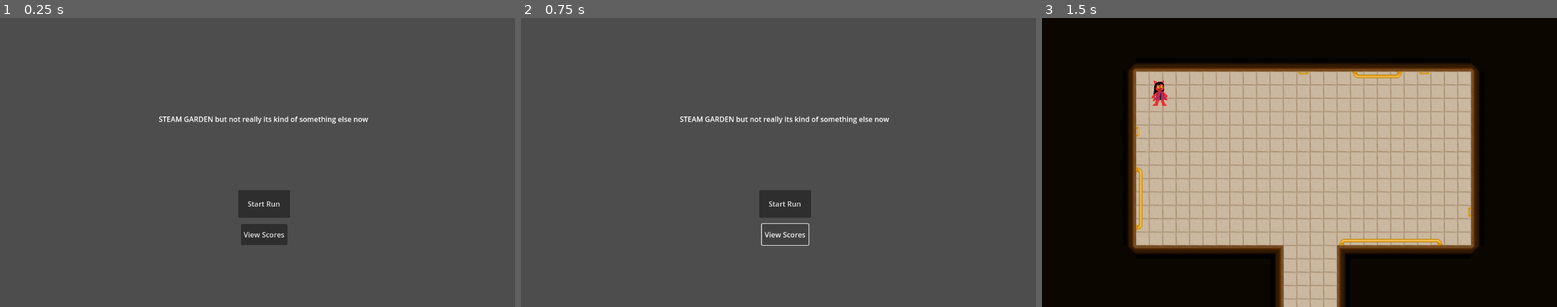
Above: before the commit, frames 1-3 (left to right).
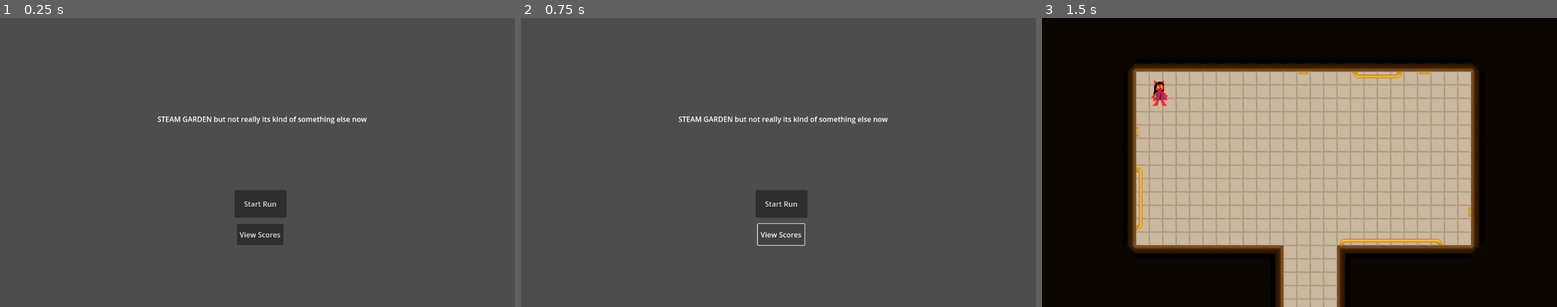
Above: after the commit, the same moments.

Repository: LUMIZ0NE/Steam-Garden
Game: Godot game, scene res://Scenes/title_screen.tscn
Two runs of this game, one before a commit and one after it. Both use one fixed random seed, a clock stepped at 60 frames per second and the inputs below.
Inputs:
- Up to frame 1 (0.25 s): no input
- Up to frame 2 (0.75 s): click "View Scores" at 0.5 s
- Up to frame 3 (1.5 s): click "Start Run" at 1.25 s

The runs differ from the first frame. In frame 1, 1.0% of the frame differs, in the area x 30-72%, y 34-79%; in frame 2, 0.9%; in frame 3, nothing differs.
Error after the commit: Attempt to call function 'get_as_text' in base 'null instance' on a null instance. (res://Scenes/title_screen.gd:20)

Commit message:
Device score history display
on the title screen you can now toggle visibility of all the scores saved to the file on the computer being used.

Diff:
--- a/Scenes/end_screen.gd
+++ b/Scenes/end_screen.gd
@@ -47,4 +47,6 @@
 	if $NameInput.text != "":
 		username = $NameInput.text
 	print(username)
+	$NameInput.hide()
+	$EnterScore.hide()
 	write_score_to_file()
--- a/Scenes/title_screen.gd
+++ b/Scenes/title_screen.gd
@@ -3,7 +3,7 @@
 
 # Called when the node enters the scene tree for the first time.
 func _ready():
-	pass # Replace with function body.
+	$ScoreDisplay.hide()
 
 
 # Called every frame. 'delta' is the elapsed time since the previous frame.
@@ -13,3 +13,17 @@
 
 func _on_start_button_pressed():
 	get_tree().change_scene_to_file("res://Scenes/world1.tscn")
+
+
+func _on_score_view_pressed():
+	var file = FileAccess.open("user://save_data.dat", FileAccess.READ)
+	var score_history = file.get_as_text()
+	if $ScoreDisplay.visible == false:
+		$ScoreView.text = "Hide Scores"
+		$ScoreDisplay.text = score_history
+		$ScoreDisplay.show()
+		$ScoreTitle.show()
+	else:
+		$ScoreView.text = "View Scores"
+		$ScoreDisplay.hide()
+		$ScoreTitle.hide()
--- a/Scenes/title_screen.tscn
+++ b/Scenes/title_screen.tscn
@@ -6,24 +6,40 @@
 script = ExtResource("1_0g73b")
 
 [node name="StartButton" type="Button" parent="."]
-offset_left = 533.0
+offset_left = 525.0
 offset_top = 386.0
-offset_right = 649.0
+offset_right = 641.0
 offset_bottom = 448.0
 text = "Start Run"
 
 [node name="Title" type="Label" parent="."]
-offset_left = 355.0
+offset_left = 352.0
 offset_top = 215.0
-offset_right = 824.0
+offset_right = 821.0
 offset_bottom = 247.0
 text = "STEAM GARDEN but not really its kind of something else now"
 
-[node name="Button" type="Button" parent="."]
-offset_left = 539.0
+[node name="ScoreView" type="Button" parent="."]
+offset_left = 530.0
 offset_top = 462.0
-offset_right = 643.0
+offset_right = 634.0
 offset_bottom = 509.0
 text = "View Scores"
 
+[node name="ScoreDisplay" type="RichTextLabel" parent="."]
+offset_left = 840.0
+offset_top = 321.0
+offset_right = 1095.0
+offset_bottom = 618.0
+text = "w"
+
+[node name="ScoreTitle" type="Label" parent="."]
+visible = false
+offset_left = 842.0
+offset_top = 297.0
+offset_right = 1047.0
+offset_bottom = 320.0
+text = "Device Score History:"
+
 [connection signal="pressed" from="StartButton" to="." method="_on_start_button_pressed"]
+[connection signal="pressed" from="ScoreView" to="." method="_on_score_view_pressed"]
